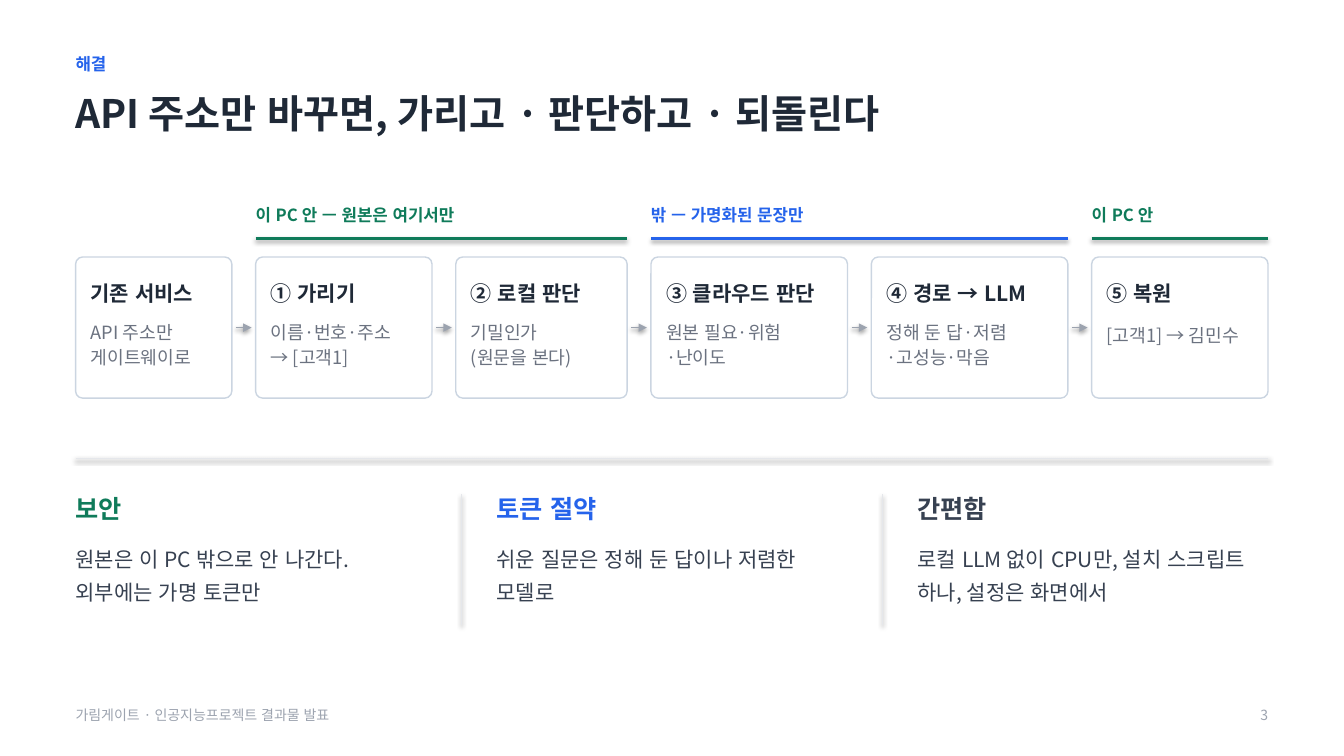
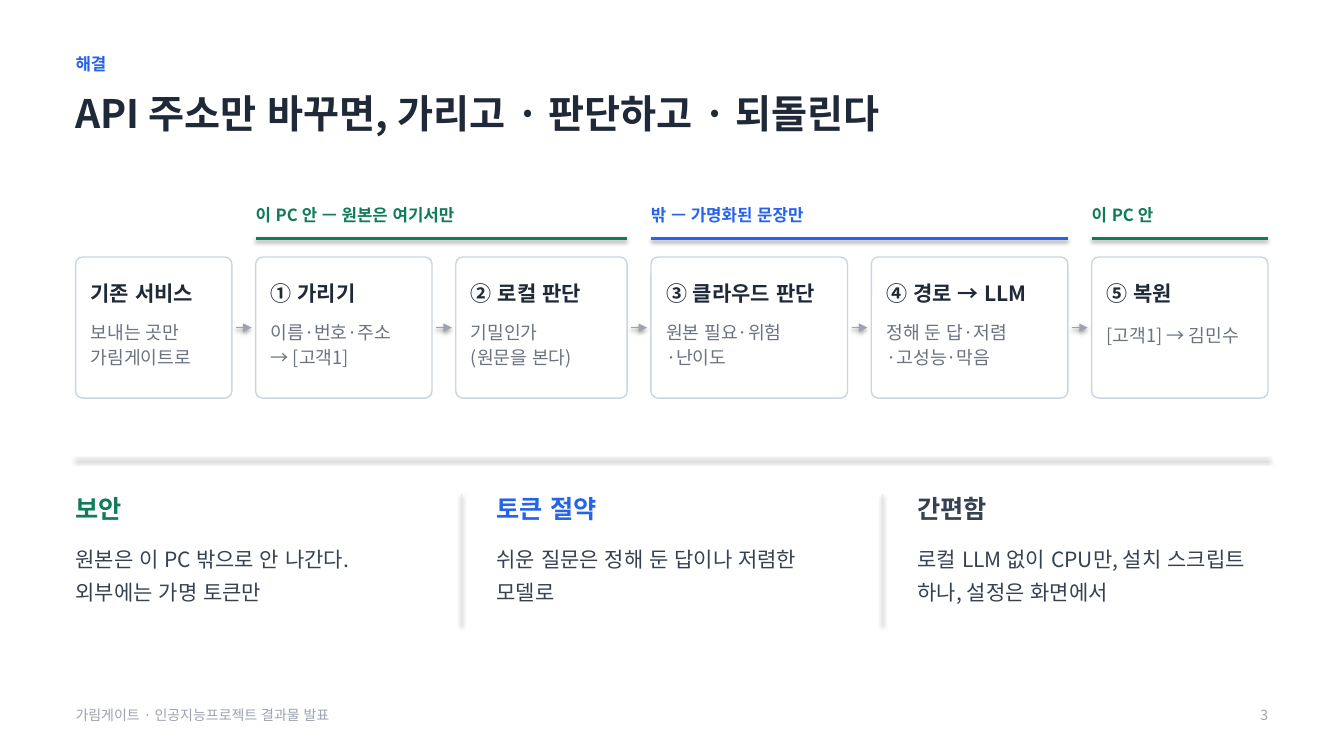
Before and after one commit to baesanggue/ai-gateway, a slide deck: slide 3 of docs/presentation/2026-11-17-garimgate.pptx. Drawn at 1344x756 pixels with LibreOffice and Linux fonts; fonts in the diff are those of the drawing. Boxes give left, top, right and bottom in pixels: in the first picture for what was removed or moved away, otherwise in the second. Text is boxed around its words. In the diff, an @@ line names an element or a change of style, - is before the commit and + after.

```diff
--- a/docs/presentation/2026-11-17-garimgate.pptx
+++ b/docs/presentation/2026-11-17-garimgate.pptx
@@ text at (91, 324, 191, 366): text changed @@
-API 주소만
-게이트웨이로
+보내는 곳만
+가림게이트로
```
Also in this commit, not shown: 1 other slide changed, 2 other files.
